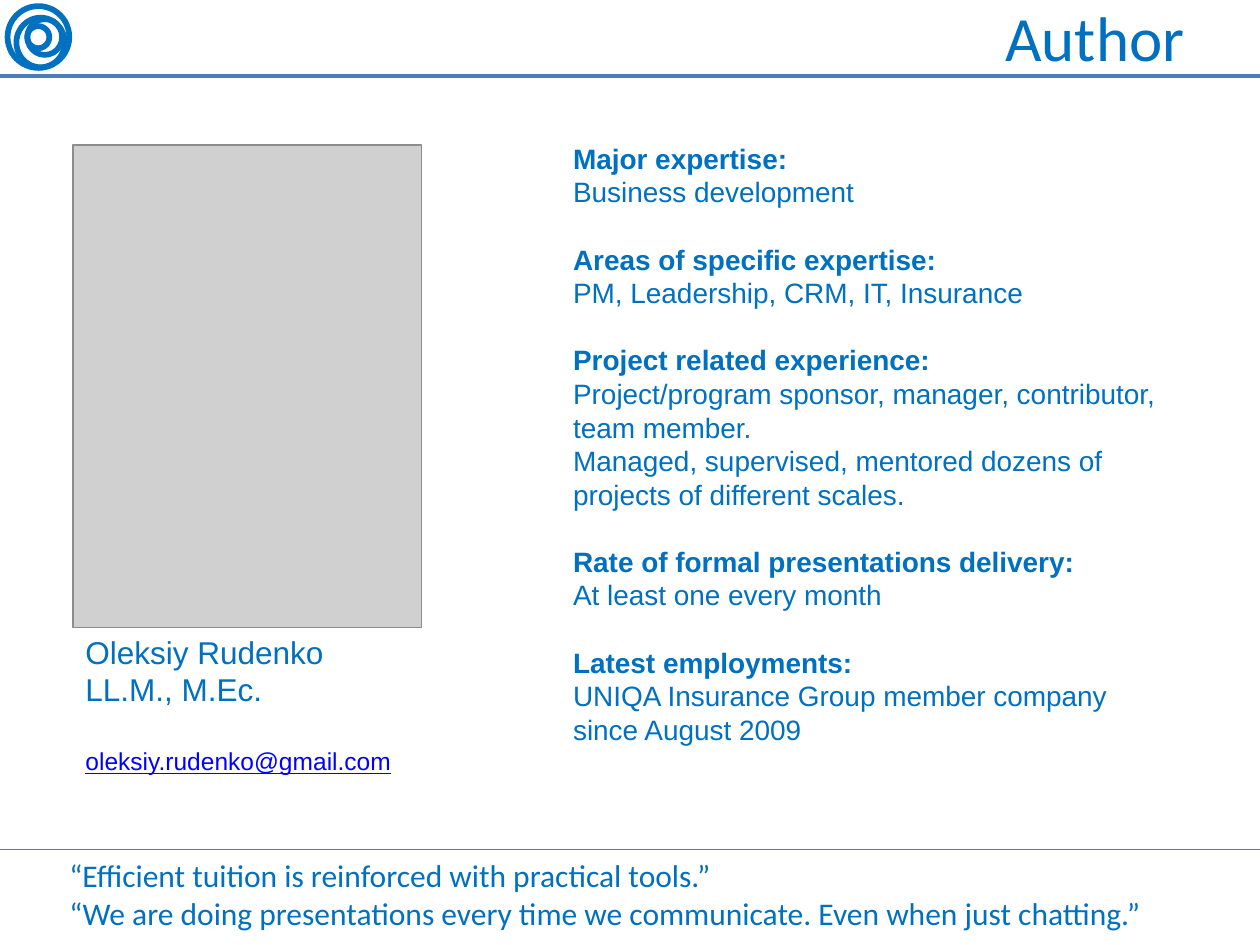
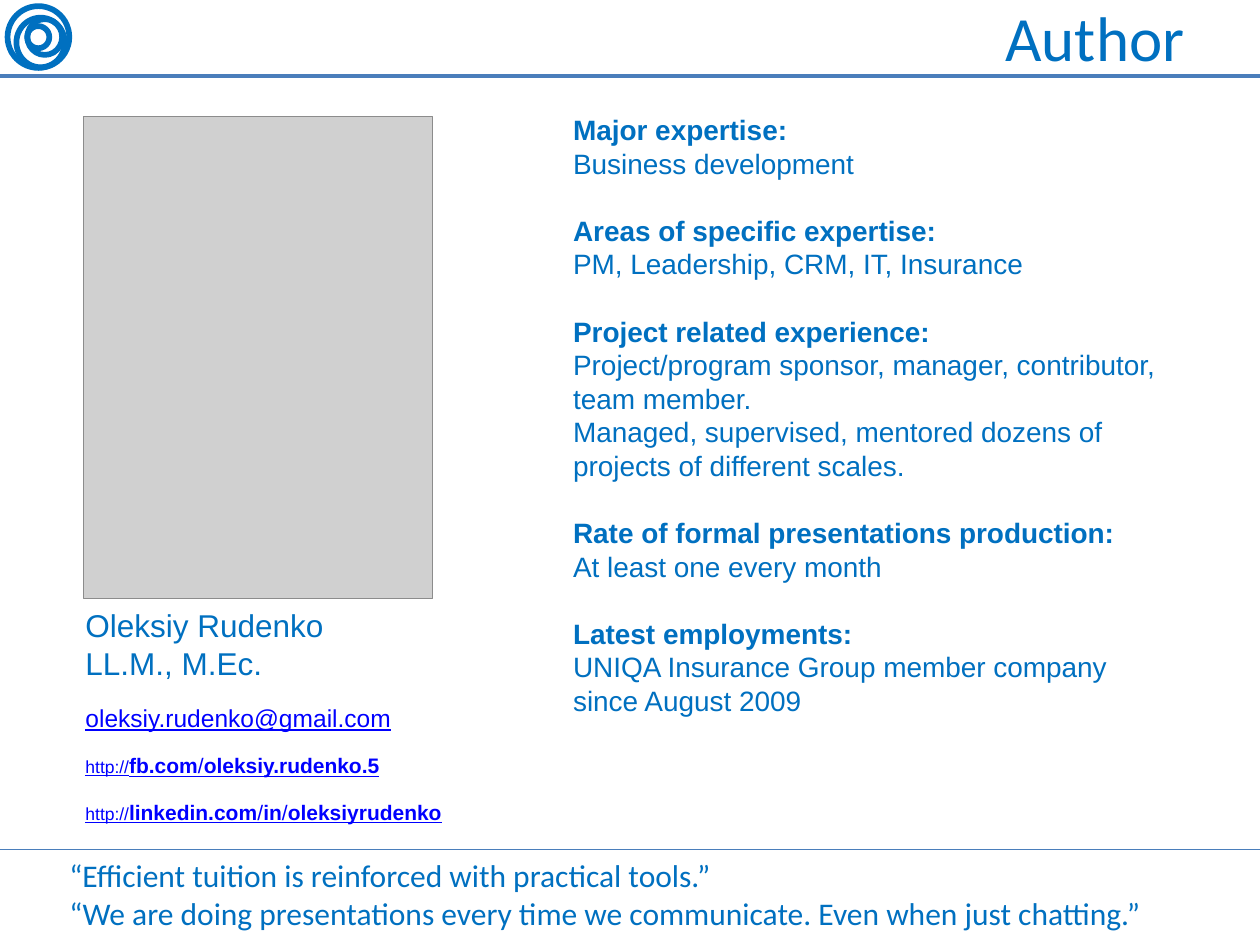
Before and after one commit to OleksiyRudenko/_under-development, a slide deck: slide 4 of skills--Presentation/Presentation about Presentation -- Oleksiy Rudenko (150417 eng).pptx. Drawn at 1260x945 pixels with LibreOffice and Linux fonts; fonts in the diff are those of the drawing; grey boxes stand for pictures. Boxes give left, top, right and bottom in pixels: in the first picture for what was removed or moved away, otherwise in the second. Text is boxed around its words. In the diff, an @@ line names an element or a change of style, - is before the commit and + after.

```diff
--- a/skills--Presentation/Presentation about Presentation -- Oleksiy Rudenko (150417 eng).pptx
+++ b/skills--Presentation/Presentation about Presentation -- Oleksiy Rudenko (150417 eng).pptx
@@ picture moved from (x1=73, y1=145, x2=422, y2=627) to (x1=84, y1=116, x2=433, y2=598) @@
@@ text "Major expertise:" moved from (x1=573, y1=148, x2=1155, y2=745) to (x1=573, y1=119, x2=1155, y2=716) @@
@@ text at (x1=573, y1=522, x2=1114, y2=548): text changed @@
-Rate of formal presentations delivery:
+Rate of formal presentations production:
@@ text "Oleksiy Rudenko" moved from (x1=85, y1=641, x2=390, y2=775) to (x1=85, y1=614, x2=441, y2=824) @@
@@ text at (x1=85, y1=757, x2=441, y2=824): paragraphs added @@
+http://fb.com/oleksiy.rudenko.5
+http://linkedin.com/in/oleksiyrudenko
```
Also in this commit, not shown: 2 other files.
